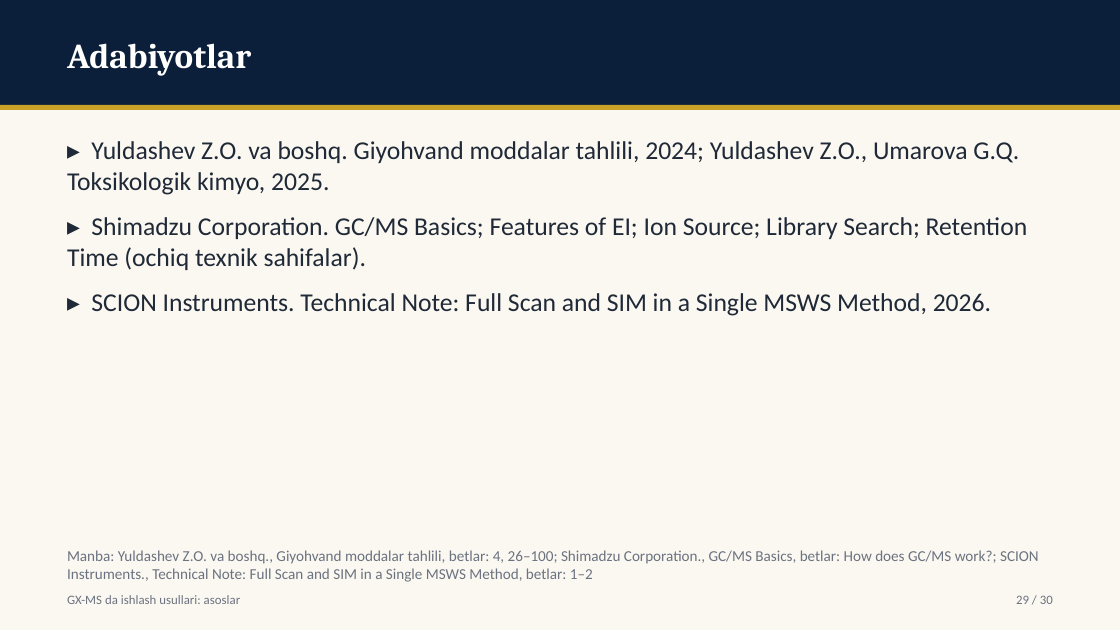
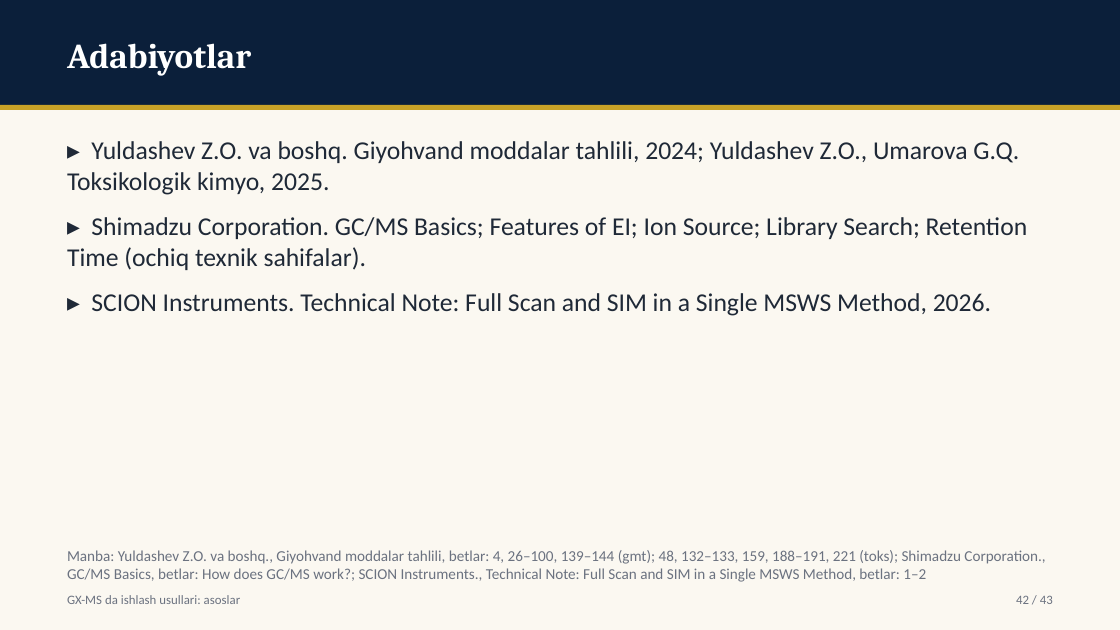
Before and after one commit to davlatsudekspert/forensic-expert, a slide deck: slide 42 of out/instr-03-gcms-asoslar.pptx (slide 29 before the commit). Drawn at 1120x630 pixels with LibreOffice and Linux fonts; fonts in the diff are those of the drawing. Boxes give left, top, right and bottom in pixels: in the first picture for what was removed or moved away, otherwise in the second. Text is boxed around its words. In the diff, an @@ line names an element or a change of style, - is before the commit and + after.

```diff
--- a/out/instr-03-gcms-asoslar.pptx
+++ b/out/instr-03-gcms-asoslar.pptx
@@ text at bbox=[67, 550, 1045, 582]: text changed @@
-Manba: Yuldashev Z.O. va boshq., Giyohvand moddalar tahlili, betlar: 4, 26–100; Shimadzu Corporation., GC/MS Basics, betlar: How does GC/MS work?; SCION Instruments., Technical Note: Full Scan and SIM in a Single MSWS Method, betlar: 1–2
+Manba: Yuldashev Z.O. va boshq., Giyohvand moddalar tahlili, betlar: 4, 26–100, 139–144 (gmt); 48, 132–133, 159, 188–191, 221 (toks); Shimadzu Corporation., GC/MS Basics, betlar: How does GC/MS work?; SCION Instruments., Technical Note: Full Scan and SIM in a Single MSWS Method, betlar: 1–2
@@ text at bbox=[1016, 595, 1053, 604]: text changed @@
-29 / 30
+42 / 43
```
Also in this commit, not shown: 28 other slides changed, 13 slides added, 9 other files.
